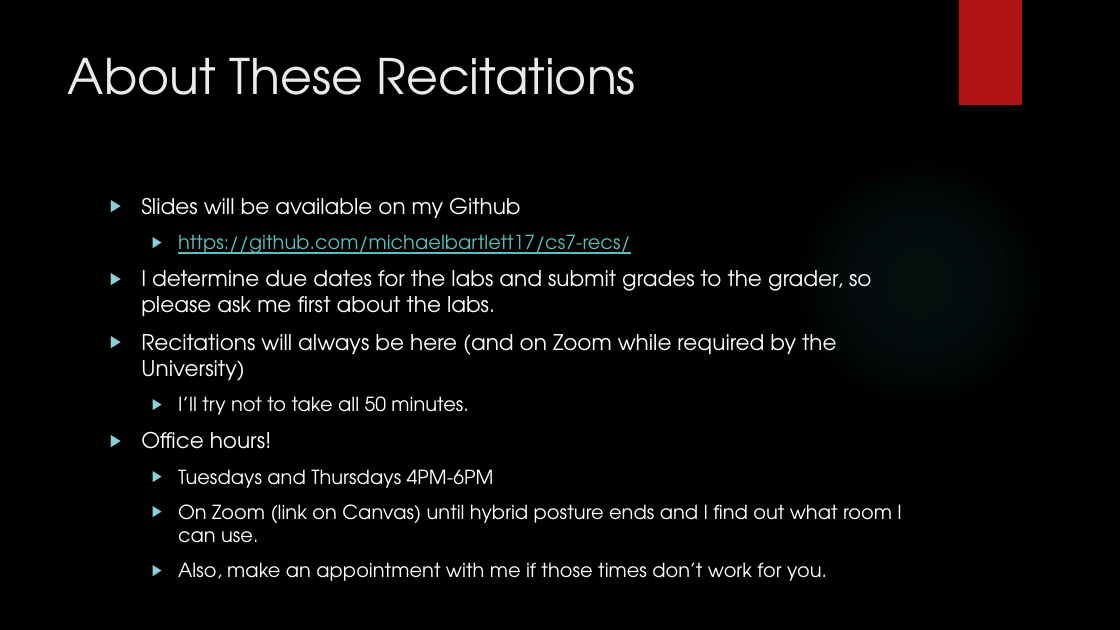
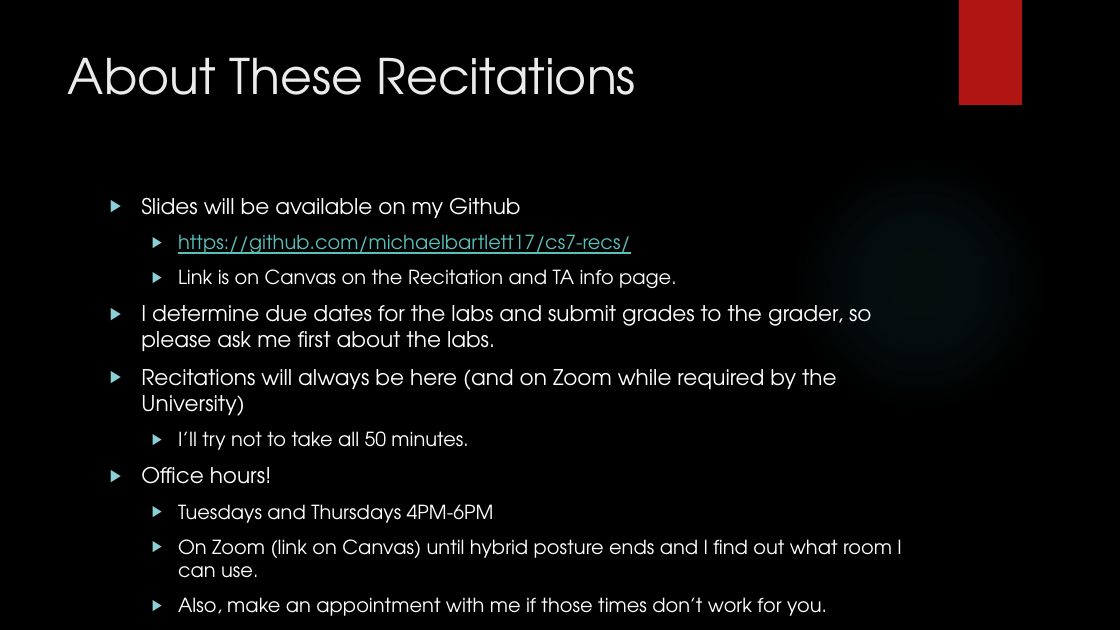
Before and after one commit to michaelbartlett17/cs7-recs, a slide deck: slide 4 of Slides/0909Recitation.pptx. Drawn at 1120x630 pixels with LibreOffice and Linux fonts; fonts in the diff are those of the drawing; background and template pictures are left out. Boxes give left, top, right and bottom in pixels: in the first picture for what was removed or moved away, otherwise in the second. Text is boxed around its words. In the diff, an @@ line names an element or a change of style, - is before the commit and + after.

```diff
--- a/Slides/0909Recitation.pptx
+++ b/Slides/0909Recitation.pptx
@@ text at (178, 269, 677, 288): paragraph added @@
+  ▶ Link is on Canvas on the Recitation and TA info page.
```
Also in this commit, not shown: 1 other slide changed, 1 other file.
